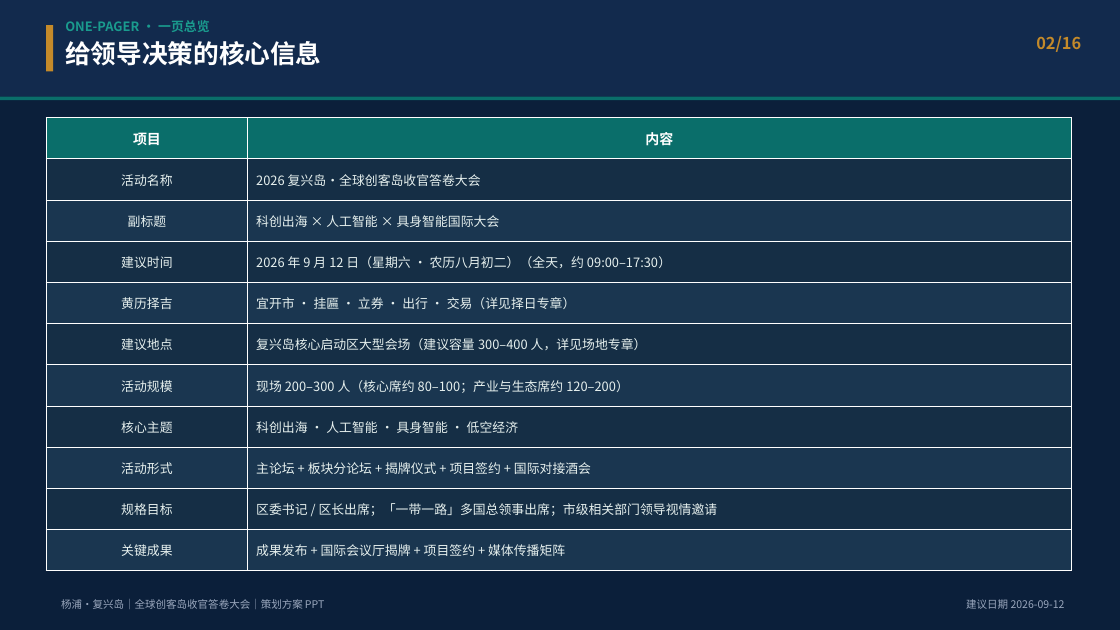
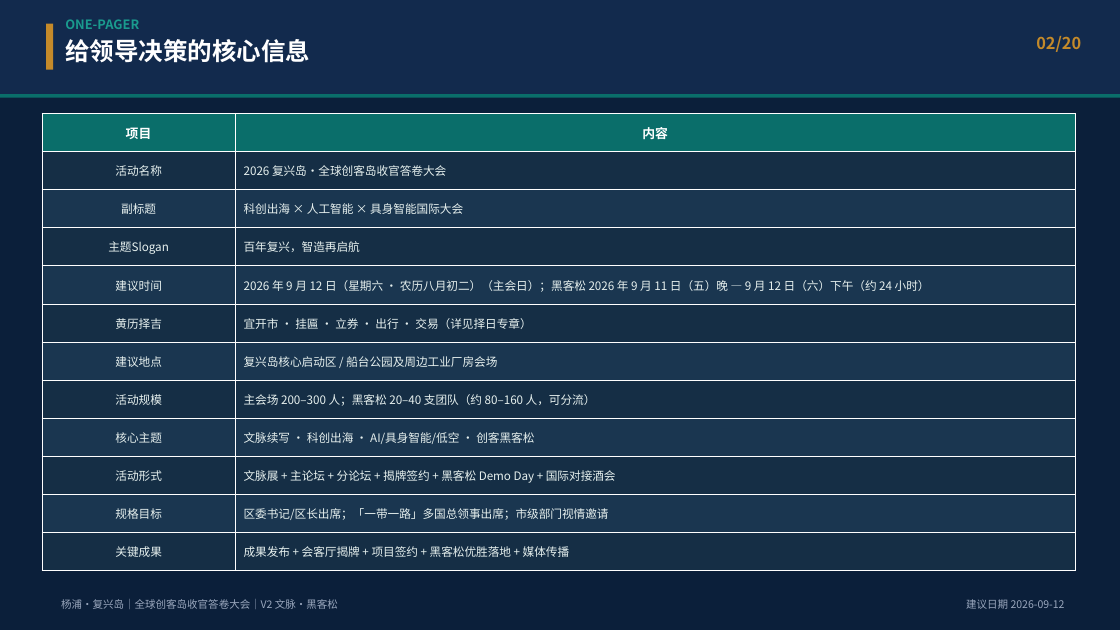
Before and after one commit to hujigang2010-maker/AIDEN, a slide deck: slide 2 of deliverables/复兴岛_全球创客岛_科创出海与具身智能国际大会_策划方案.pptx. Drawn at 1120x630 pixels with LibreOffice and Linux fonts; fonts in the diff are those of the drawing. Boxes give left, top, right and bottom in pixels: in the first picture for what was removed or moved away, otherwise in the second. Text is boxed around its words. In the diff, an @@ line names an element or a change of style, - is before the commit and + after.

```diff
--- a/deliverables/复兴岛_全球创客岛_科创出海与具身智能国际大会_策划方案.pptx
+++ b/deliverables/复兴岛_全球创客岛_科创出海与具身智能国际大会_策划方案.pptx
@@ text at box(65, 19, 139, 29): text changed @@
-ONE-PAGER · 一页总览
+ONE-PAGER
@@ text at box(65, 39, 310, 63): size 22 to 21 pt in "给领导决策的核心信息" @@
@@ text at box(1036, 36, 1081, 52): text changed @@
-02/16
+02/20
@@ table at box(42, 113, 1075, 571) @@
-row 4: 建议时间 | 2026 年 9 月 12 日（星期六 · 农历八月初二）（全天，约 09:00–17:30）
+row 4: 主题Slogan | 百年复兴，智造再启航
+row 5: 建议时间 | 2026 年 9 月 12 日（星期六 · 农历八月初二）（主会日）；黑客松 2026 年 9 月 11 日（五）晚 — 9 月 12 日（六）下午（约 24 小时）
-row 7, column 2: 复兴岛核心启动区大型会场（建议容量 300–400 人，详见场地专章）
+row 7, column 2: 复兴岛核心启动区 / 船台公园及周边工业厂房会场
-row 8, column 2: 现场 200–300 人（核心席约 80–100；产业与生态席约 120–200）
+row 8, column 2: 主会场 200–300 人；黑客松 20–40 支团队（约 80–160 人，可分流）
-row 9, column 2: 科创出海 · 人工智能 · 具身智能 · 低空经济
+row 9, column 2: 文脉续写 · 科创出海 · AI/具身智能/低空 · 创客黑客松
-row 10, column 2: 主论坛 + 板块分论坛 + 揭牌仪式 + 项目签约 + 国际对接酒会
+row 10, column 2: 文脉展 + 主论坛 + 分论坛 + 揭牌签约 + 黑客松 Demo Day + 国际对接酒会
-row 11, column 2: 区委书记 / 区长出席；「一带一路」多国总领事出席；市级相关部门领导视情邀请
+row 11, column 2: 区委书记/区长出席；「一带一路」多国总领事出席；市级部门视情邀请
-row 12, column 2: 成果发布 + 国际会议厅揭牌 + 项目签约 + 媒体传播矩阵
+row 12, column 2: 成果发布 + 会客厅揭牌 + 项目签约 + 黑客松优胜落地 + 媒体传播
@@ table: place and size @@
-table at box(46, 118, 1071, 571)
+table at box(42, 113, 1075, 571)
@@ text at box(61, 599, 338, 609): text changed @@
-杨浦·复兴岛｜全球创客岛收官答卷大会｜策划方案 PPT
+杨浦·复兴岛｜全球创客岛收官答卷大会｜V2 文脉·黑客松
```
Also in this commit, not shown: 11 other slides changed, 8 slides added, 4 slides removed, 7 other files.
